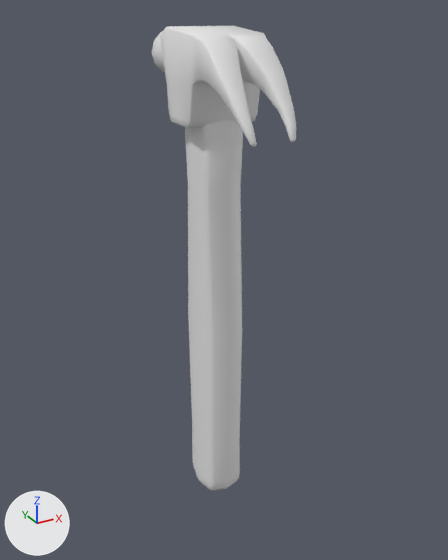
An edit to the FBX model Assets/Art/3D/Models/Props/SM_Hammer.fbx, drawn before and after from the same camera.
Rendered twice from a 50 mm lens placed at (-1.3, -2.44, 2.42), pointed at (0.03, -0.02, 1.21). Arrows for +X, +Y and +Z are at lower left; the lights stay in place.

The first picture shows 'Hammer'.
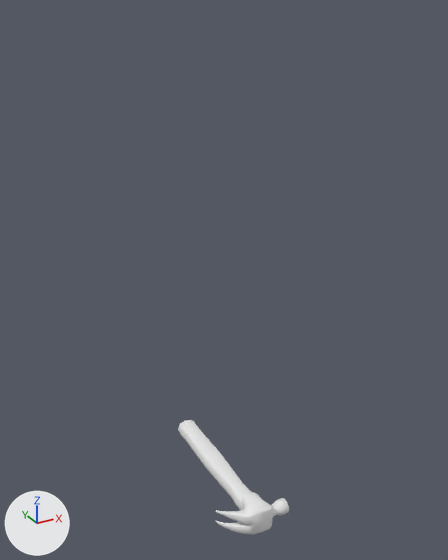
Pixel boxes [x1, y1, x2, y2] of what changed, in the pictures (448 x 560 px; the box of a moved part takes in the faces that stretch with it):
'Hammer', reshaped, moved, turned, rescaled: before [152, 26, 296, 491]; after [178, 420, 289, 535]
part 1 of me_cube_001, moved or reshaped: before [160, 26, 296, 147]; after [216, 492, 273, 535]
part 2 of me_cube_001, added: after [178, 420, 251, 510]
part 3 of me_cube_001, added: after [271, 498, 289, 517]
part 4 of me_cube_001, deleted: before [152, 31, 165, 72]
part 5 of me_cube_001, deleted: before [185, 120, 243, 491]

The change, as a list of edits to the scene's bpy script:
```text
Change me_cube_001:
    used by ob_hammer; location = (0.0, 0.019, 0.138); scale = (0.095, 0.129, 0.142)
    remove me_cube_001.from_pydata(...)  # 498 vertices, 498 faces; spans x -1.8..1.7, y -3.8..3.3, z -1.0..15.6
    add me_cube_001.from_pydata(...)  # 477 vertices, 469 faces; spans x -0.4..0.5, y 0.0..0.1, z -0.2..0.2
    me_cube_001 part 1: the loose piece of 240 vertices spanning x -1.8..1.7, y -3.8..1.4, z 12.8..15.6 is multiplied about its middle by the matrix ((0.0, 0.001, 0.046), (-0.046, 0.0, 0.0), (0.0, -0.046, 0.001)), then moved by (0.4, 1.3, -14.1)
    me_cube_001 part 2: a new loose piece of 153 vertices spanning x -0.4..0.3, y 0.0..0.1, z -0.1..0.1, in mat_material (its picture is missing)
    me_cube_001 part 3: a new loose piece of 84 vertices spanning x 0.4..0.5, y 0.0..0.1, z -0.2..-0.1, in mat_material (its picture is missing)
    me_cube_001 part 4: the loose piece of 96 vertices spanning x -1.4..1.4, y 1.0..3.3, z 13.9..15.5 is deleted
    me_cube_001 part 5
    162 vertices are removed from x -1.2..1.2, y -1.2..1.2, z -1.0..13.1
    160 faces are deleted
Change ob_hammer:
    ob_hammer.scale: (0.095, 0.129, 0.142) -> (1.0, 1.0, 1.0)
    ob_hammer.location: (0.0, 0.019, 0.138) -> (0.0, 0.0, 0.0)
    ob_hammer.rotation_euler: (0.0, 0.0, 0.0) -> (1.571, 0.0, -1.571)  # degrees (0, 0, 0) -> degrees (90, 0, -90)
```
